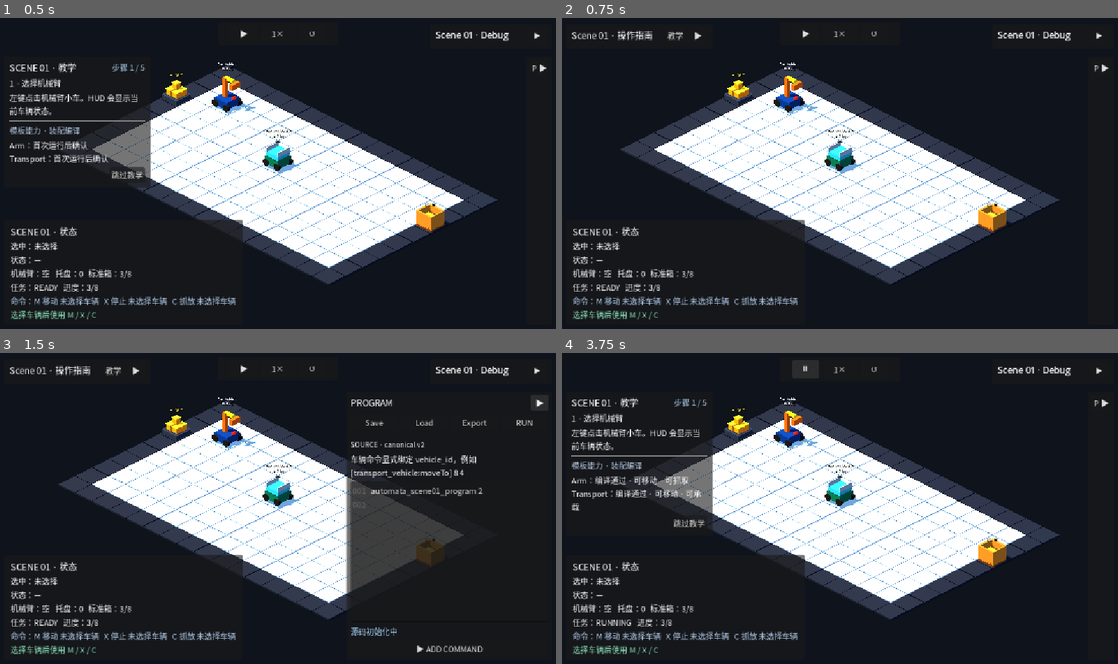
Above: before the commit, frames 1-4 (two rows, left to right).
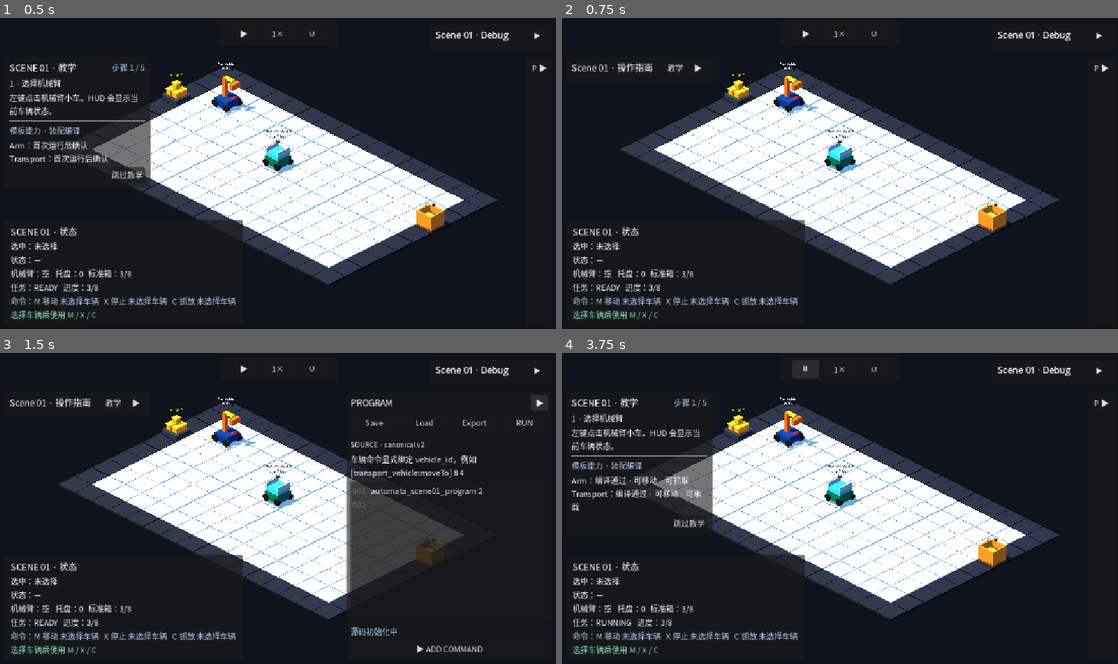
Above: after the commit, the same moments.

Repository: Ri0n72Y/automata
Game: Godot game, scene res://scenes/scene_01/scene_01_basic_packing.tscn
Same seed, same stepped clock (60 frames per second), same inputs: the game is played once before the commit and once after it.
Inputs:
- Up to frame 1 (0.5 s): no input
- Up to frame 2 (0.75 s): click "跳过教学" at 0.5 s
- Up to frame 3 (1.5 s): click "P ▶" at 1.25 s
- Up to frame 4 (3.75 s): click "▶" at 2 s; click "教学" at 2.75 s; click "▶" at 3.5 s

Frame 1 is identical in both runs. In frame 2, 0.6% of the frame differs, in the area x 1-26%, y 3-18%; in frame 3, 0.6%; in frame 4, nothing differs.

Commit message:
refactor(scene-01): constrain manual guide to left rail

Diff:
--- a/scenes/scene_01/components/scene_01_manual_ui.tscn
+++ b/scenes/scene_01/components/scene_01_manual_ui.tscn
@@ -20,9 +20,9 @@
 unique_name_in_owner = true
 layout_mode = 0
 offset_left = 16.0
-offset_top = 16.0
-offset_right = 322.0
-offset_bottom = 68.0
+offset_top = 82.0
+offset_right = 376.0
+offset_bottom = 134.0
 mouse_filter = 1
 
 [node name="Margin" type="MarginContainer" parent="RootControl/Panel"]
@@ -63,13 +63,13 @@
 [node name="Instructions" type="Label" parent="RootControl/Panel/Margin/VBox"]
 visible = false
 layout_mode = 2
-text = "顶部控制：▶/⏸ 播放或暂停，倍速按钮循环 0.5× / 1× / 2× / 4×，↺ 重置\n选择车辆：鼠标左键点击车辆\n移动车辆：按 M 进入目标模式，移动鼠标预览路径，左键确认\n退出移动模式：再次按 M，或按 Esc / 鼠标右键\n机械臂：A / D 调整朝向，C 抓取或放置\n停止车辆任务：X\n取消车辆选择：退出移动模式后按 Esc / 鼠标右键\n旋转相机：Q / E"
+text = "▶/⏸ 播放/暂停 · 倍速 0.5×/1×/2×/4× · ↺ 重置\n左键选择车辆；M 进入移动目标模式，左键确认\nM / Esc / 右键退出目标模式；X 停止车辆任务\n机械臂：A / D 调整朝向，C 抓取或放置\nEsc / 右键取消车辆选择；Q / E 旋转相机"
 autowrap_mode = 2
 
 [node name="ScopeNote" type="Label" parent="RootControl/Panel/Margin/VBox"]
 visible = false
 layout_mode = 2
-text = "左下角 HUD 显示车辆、库存、任务、命令可用性和命令反馈。\n暂停时车辆运动、场景计时和 M/X/A/D/C 玩法命令被冻结，相机仍可观察。\n机械臂前方紧邻的两格都是工作区；绿色表示当前存在可执行交互。\n移动目标模式开启时，A / D / C 和机械臂工作区预览暂时停用。\n调试功能和场地坐标开关位于右上角独立 Debug 面板。"
+text = "HUD 显示车辆、库存、任务和命令反馈。\n绿色机械臂工作区表示存在可执行交互。\n暂停冻结玩法命令但仍可观察；Debug 位于右上角。"
 autowrap_mode = 2
 modulate = Color(0.72, 0.8, 0.9, 1)
 
